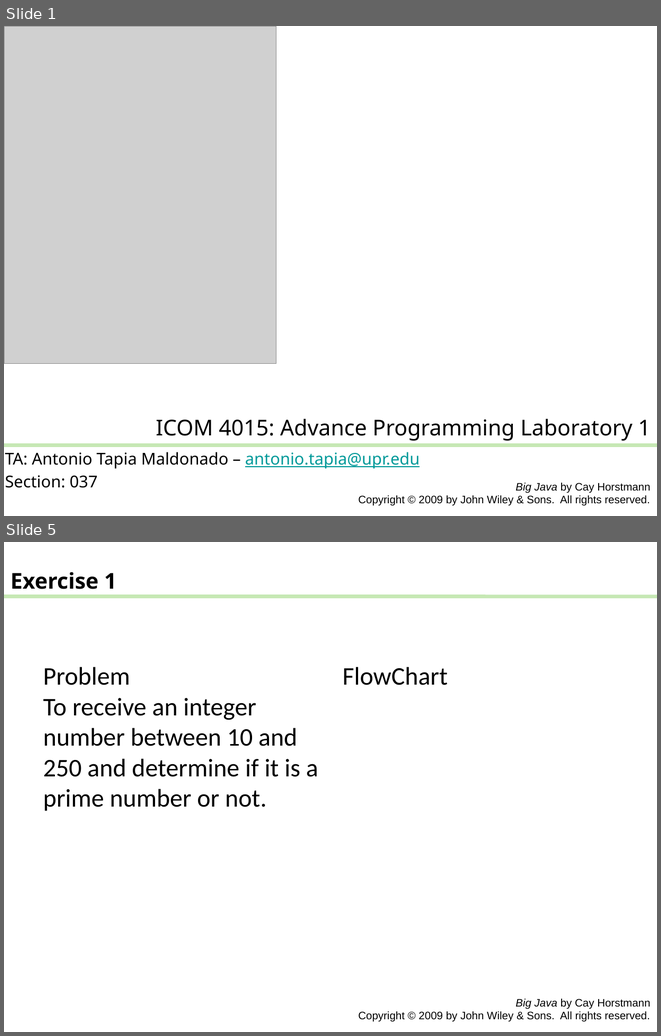
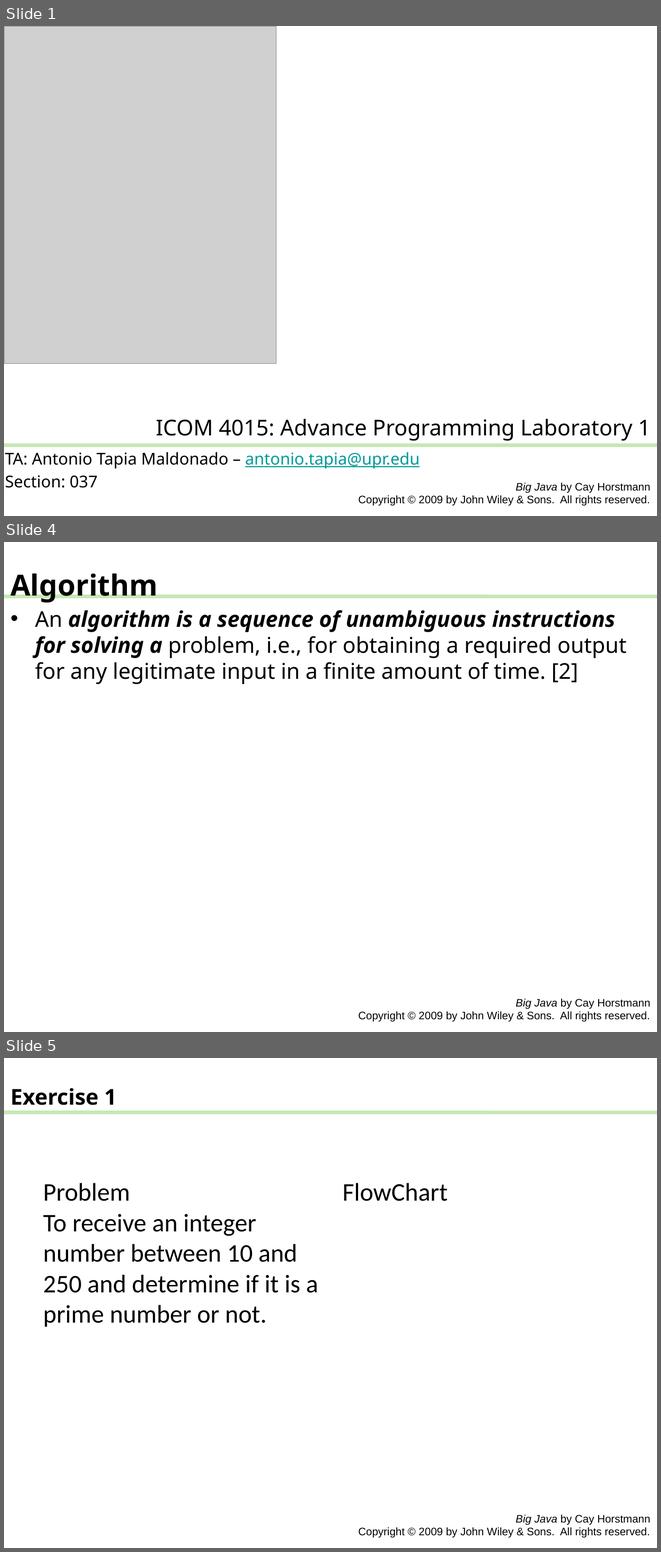
Before and after one commit to Apo45ty/ICOM4015LABS, a slide deck: Laboratory_01/presentation.pptx. Shown one above the other, each under a label of ours: slides 1 and 5 before the commit, slides 1, 4 and 5 after it; the slides between them are not shown. The pictures are 661x1036 and 661x1552 pixels, drawn with LibreOffice and Linux fonts; fonts in the diff are those of the drawing; grey boxes stand for pictures. Boxes give left, top, right and bottom in pixels: in the first picture for what was removed or moved away, otherwise in the second. Text is boxed around its words. In the diff, an @@ line names an element or a change of style, - is before the commit and + after.

```diff
--- a/Laboratory_01/presentation.pptx
+++ b/Laboratory_01/presentation.pptx
@@ slide 4 added at (4,542,657,1032), background #FFFFFF; not listed: 2 template elements that a slide beside it also shows @@
@@ text added at (10,573,158,602), 32 pt, text #000000, bold @@
+Algorithm
@@ text added at (35,610,627,684), 24 pt, text #000000 @@
+• An algorithm is a sequence of unambiguous instructions for solving a problem, i.e., for obtaining a required output for any legitimate input in a finite amount of time. [2]
```
Also in this commit, not shown: 1 slide changed, 4 other slides added, 4 slides removed.
